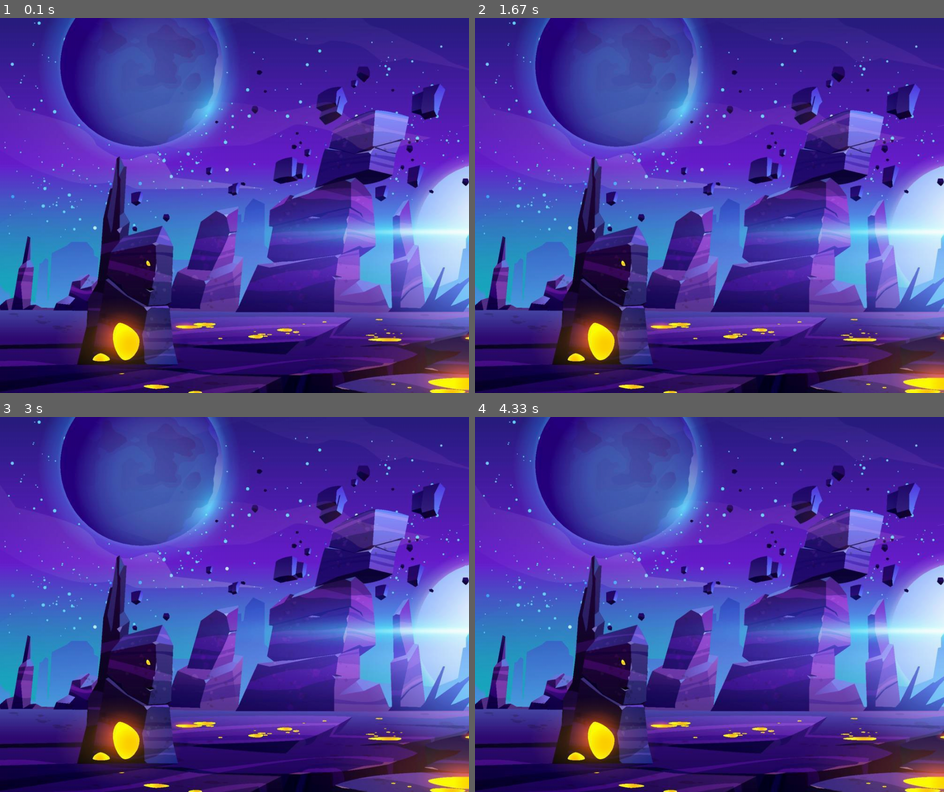
Above: before the commit, frames 1-4 (two rows, left to right).
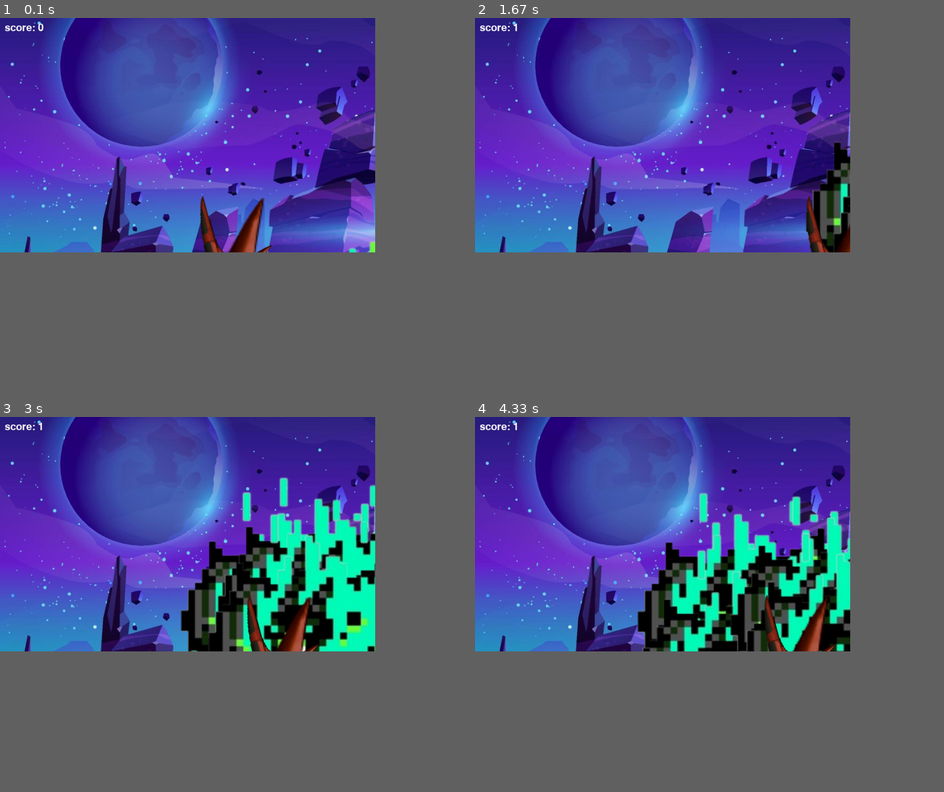
Above: after the commit, the same moments.

Repository: abhigyan1903/my_python_new
Game: pygame game, started from pygame/space_invader/space_invader.py
Two runs of this game, one before a commit and one after it. Both use one fixed random seed, a clock stepped at 60 frames per second and the inputs below.
Inputs:
- Up to frame 1 (0.1 s): no input
- Up to frame 2 (1.67 s): tap Space at 0.33, 0.73, 1.03, 1.23, 1.53 s; hold Right 0.67-1.13 s; hold Right 1.17-1.63 s
- Up to frame 3 (3 s): hold Left 1.67-2.2 s; tap Space at 1.73, 2.03, 2.3, 2.6, 2.73 s; hold Left 2.23-2.63 s; hold Right from 2.67 s (still down)
- Up to frame 4 (4.33 s): tap Space at 3.03, 3.4, 3.7, 3.9, 4.2 s; release Right at 3.3 s; hold Left 3.33-3.8 s; hold Right 3.83-4.3 s
The window is 900x720 before the commit and 720x450 after it. Grey fills any space a smaller window leaves; there, only what the larger window draws over its background counts as a difference.

The runs differ from the first frame. In frame 1, 43% of the frame differs, in the area x 0-100%, y 0-100%; in frame 2, 44%; in frame 3, 55%; in frame 4, 55%.

Commit message:
space invader project

Diff:
--- a/pygame/basic_game building comcepts/forza_horizon.py
+++ b/pygame/basic_game building comcepts/forza_horizon.py
@@ -8,19 +8,20 @@
 p.display.set_caption("Forza Horizon 7")\
 
 bg_image=p.transform.scale(p.image.load("car.png").convert(), (Screen_width,Screen_height))
-sprite=p.transform.scale(p.image.load("car selection.png").convert_alpha(),(100,100))
+sprite=p.transform.scale(p.image.load("car selection.png").convert_alpha(),(500,200))
 sprite_rect=sprite.get_rect(center=(Screen_width//2,Screen_height//2+200))
 text=p.font.Font(None,30).render("Forza Horizon 7",True,p.Color("white"))
 text_rect=text.get_rect(center=(Screen_width//2,Screen_height//2-200))
 
 #main loop
-running_1=True
-clock=p.time.Clock()
-def game_loop():
- while running_1:
+def game_Loop():
+ running=True
+ clock=p.time.Clock()
+
+ while running:
     for event in p.event.get():
         if event.type==p.QUIT:
-            running_1=False
+            running=False
     display_1.blit(bg_image,(0,0))
     display_1.blit(sprite,sprite_rect)
     display_1.blit(text,text_rect)
@@ -30,4 +31,4 @@
  p.quit()
 
 if __name__=="__main__":
-    game_loop()
+    game_Loop()
--- a/pygame/space_invader/space_invader.py
+++ b/pygame/space_invader/space_invader.py
@@ -2,9 +2,10 @@
 import pygame as p
 import random as r
 import math as m
+
 #constant
 
-Screen_width,Screen_height=1000,800
+Screen_width,Screen_height=800,500
 player_start_x=370
 player_start_y=380
 enemy_start_y_min=50
@@ -12,7 +13,7 @@
 enemy_speed_x=4
 enemy_speed_y=40
 bullet_speed_y=10
-collision_distance=2
+collision_distance=27
 #initialization
 p.init()
 screen=p.display.set_mode((Screen_width,Screen_height))
@@ -50,6 +51,30 @@
 bullety_change=bullet_speed_y
 bullet_state="ready"
 
+# lets add the score
+score_value=0
+font=p.font.Font(None,32)
+text_x=10
+text_y=10
+over_font=p.font.Font(None,64)
+def show_score(x,y):
+  #displaying the score
+  score=font.render("score: " + str(score_value),True,(255,255,255) )
+  screen.blit(score,(x,y))
+def game_over_text():
+    over_text=over_font.render("GAME OVER",True,(255,255,255))
+    screen.blit(over_text,(200,250))
+def player( x,y):
+    screen.blit(player_img,(x,y))
+def enemy(x,y,i):
+    screen.blit(enemy_image[i],(x,y))
+def fire_bullet(x,y):
+    global bullet_state
+    bullet_state="fire"
+    screen.blit(bullet_img,(x+16,y+10))
+def collision(enemyx,enemyy,bulletx,bullety):
+    distance=m.sqrt((enemyx-bulletx)**2 + (enemyy-bullety)**2)
+    return distance < collision_distance
 
 running=True
 while running:
@@ -58,9 +83,48 @@
     for event in p.event.get():
         if event.type== p.QUIT:
             running=False
+        if event.type==p.KEYDOWN:
+            if event.key==p.K_LEFT:
+                playerx_change=-5
+            if event.key==p.K_RIGHT:
+                playerx_change=5
+            if event.key==p.K_SPACE and bullet_state=="ready":
+                bulletx=playerx
+                fire_bullet(bulletx,bullety)
+        if event.type==p.KEYUP and (event.key in [p.K_LEFT,p.K_RIGHT]):
+            playerx_change=0
+    playerx+=playerx_change
+    playerx=max(0,min(playerx,Screen_width-64))
+
+    for i in range(num_of_enemies):
+        if enemyy[i]>340:
+            for j in range(num_of_enemies):
+                enemyy[j]=2000
+            game_over_text()
+            break
+
+        enemyx[i]+=enemyx_change[i]
+        if enemyx[i]<=0 or enemyx[i]>=Screen_width-64:
+            enemyx_change[i]*=-1
+            enemyy[i]+=enemyy_change[i]
+
+        if collision(enemyx[i],enemyy[i],bulletx,bullety):
+              bullety=player_start_y
+              bullet_state="ready"
+              score_value+=1
+              enemyx[i]=r.randint(0,Screen_width-64)
+              enemyy[i]=r.randint(enemy_start_y_min,enemy_start_y_max)
+
+        enemy(enemyx[i],enemyy[i],i)
+
+    if bullety<=0:
+        bullety=player_start_y
+        bullet_state="ready"
+    elif bullet_state=="fire":
+        fire_bullet(bulletx,bullety)
+        bullety-=bullety_change
 
 
-
-
-
+    player(playerx,playery)
+    show_score(text_x,text_y)
     p.display.update()
